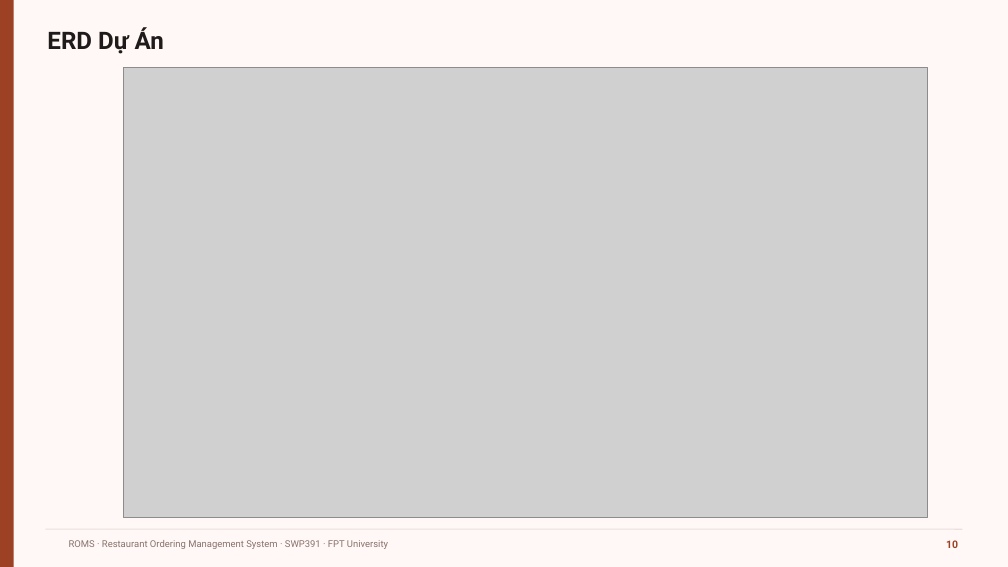
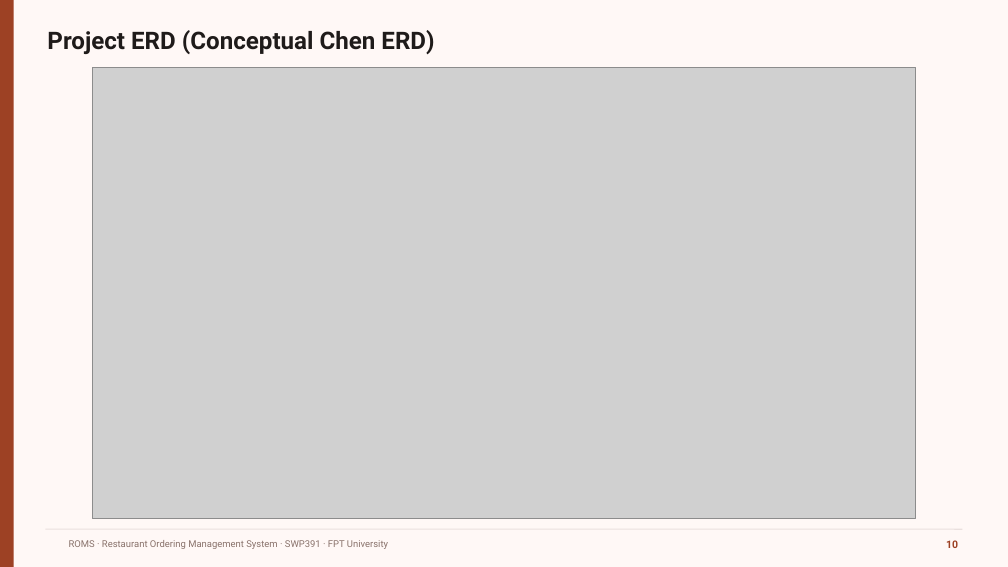
Before and after one commit to GROUP6-ROMS/Restaurant-Ordering-Management-System-ROMS, a slide deck: slide 10 of slide/ROMS_Bao_ve_SWP391.pptx. Drawn at 1008x567 pixels with LibreOffice and Linux fonts; fonts in the diff are those of the drawing; grey boxes stand for pictures; background and template pictures are left out. Boxes give left, top, right and bottom in pixels: in the first picture for what was removed or moved away, otherwise in the second. Text is boxed around its words. In the diff, an @@ line names an element or a change of style, - is before the commit and + after.

```diff
--- a/slide/ROMS_Bao_ve_SWP391.pptx
+++ b/slide/ROMS_Bao_ve_SWP391.pptx
@@ text at (47, 30, 434, 54): text changed @@
-ERD Dự Án
+Project ERD (Conceptual Chen ERD)
@@ picture: place and size @@
-picture at (123, 67, 927, 518)
+picture at (92, 67, 917, 519)
```
Also in this commit, not shown: 22 other slides changed.
